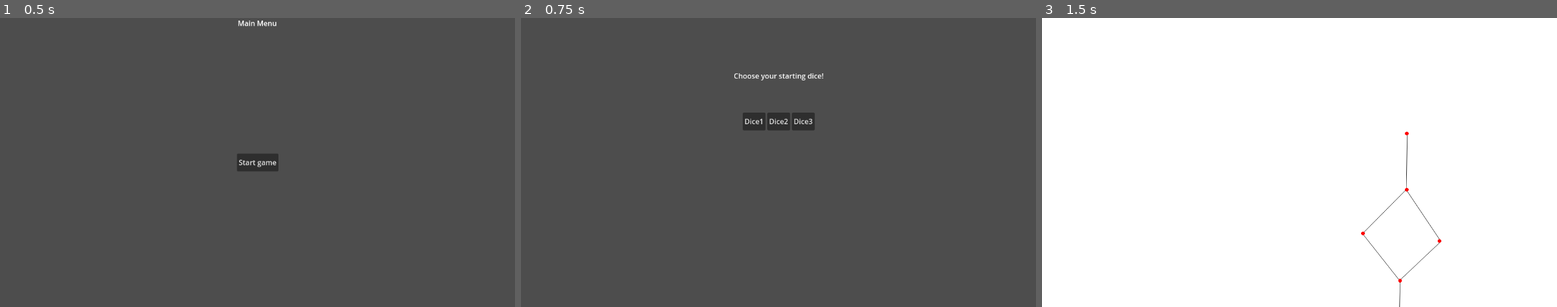
Above: before the commit, frames 1-3 (left to right).
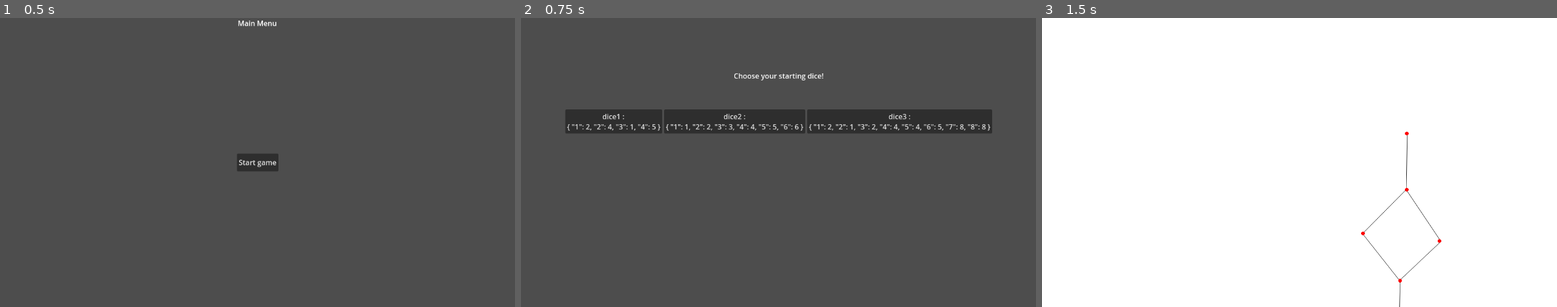
Above: after the commit, the same moments.

Repository: icvara/IMPROGAMEJAM2
Game: Godot game, scene res://Scenes/main_menu.tscn
Same seed, same stepped clock (60 frames per second), same inputs: the game is played once before the commit and once after it.
Inputs:
- Up to frame 1 (0.5 s): no input
- Up to frame 2 (0.75 s): click "Start game" at 0.5 s
- Up to frame 3 (1.5 s): click "Dice1" (after the commit: "dice1 : { '1': 2, '2': 4, '3'…") at 1.25 s

Frame 1 is identical in both runs. In frame 2, 5.9% of the frame differs, in the area x 8-92%, y 31-40%; in frame 3, nothing differs.
Error after the commit: Invalid access to property or key 'example' on a base object of type 'Node (save.gd)'. (res://Scripts/main_menu.gd:4)

Commit message:
Dices are working, and storing properly

Diff:
--- a/impro_gamejam_2/Scenes/starting_dice.tscn
+++ b/impro_gamejam_2/Scenes/starting_dice.tscn
@@ -47,7 +47,8 @@
 
 [node name="Dice1" type="Button" parent="BoxContainer"]
 layout_mode = 2
-text = "Dice1"
+text = "Dice1
+print(Save.dice1)"
 
 [node name="Dice2" type="Button" parent="BoxContainer"]
 layout_mode = 2
--- a/impro_gamejam_2/Scripts/save.gd
+++ b/impro_gamejam_2/Scripts/save.gd
@@ -1,9 +1,22 @@
 extends Node
 
 
-var example = 111
+var Health = 60
+var MaxHealth =60
 
-
+var dice4= false
+var dice5= false
+var dice6= false
+var dice7= false
+var dice8= false
+var dice9= false
+var dice10= false
+var dice11= false
+var dice12= false
+var dice13= false
+var dice14= false
+var dice15= false
+var dice16= false
 
 var dice1 ={
 	"1":1,
--- a/impro_gamejam_2/Scripts/starting_dice.gd
+++ b/impro_gamejam_2/Scripts/starting_dice.gd
@@ -1,5 +1,37 @@
 extends Control
 
+
+func _ready():
+	Save.dice1 ={
+	"1":randi_range(1, 4),
+	"2":randi_range(1, 4),
+	"3":randi_range(1, 4),
+	"4":randi_range(4, 10),
+}
+	Save.dice2 ={
+	"1":randi_range(1, 1),
+	"2":randi_range(2, 2),
+	"3":randi_range(3, 3),
+	"4":randi_range(4, 4),
+	"5":randi_range(5, 5),
+	"6":randi_range(6, 6),
+}
+	Save.dice3 ={
+	"1":randi_range(1, 2),
+	"2":randi_range(1, 2),
+	"3":randi_range(1, 4),
+	"4":randi_range(1, 4),
+	"5":randi_range(2, 6),
+	"6":randi_range(2, 6),
+	"7":randi_range(3, 8),
+	"8":randi_range(3, 8),
+}
+	$BoxContainer/Dice1.text = "dice1 :
+		"+str(Save.dice1)
+	$BoxContainer/Dice2.text = "dice2 :
+		"+str(Save.dice2)
+	$BoxContainer/Dice3.text = "dice3 :
+		"+str(Save.dice3)
 
 func _on_dice_1_button_down() -> void:
 	Save.dice2 = false
@@ -9,8 +41,14 @@
 
 
 func _on_dice_2_button_down() -> void:
+	Save.dice1 = false
+	Save.dice3 = false
+	print(Save.dice2)
 	get_tree().change_scene_to_file("res://Scenes/world_map.tscn")
 
 
 func _on_dice_3_button_down() -> void:
+	Save.dice1 = false
+	Save.dice2 = false
+	print(Save.dice3)
 	get_tree().change_scene_to_file("res://Scenes/world_map.tscn")
